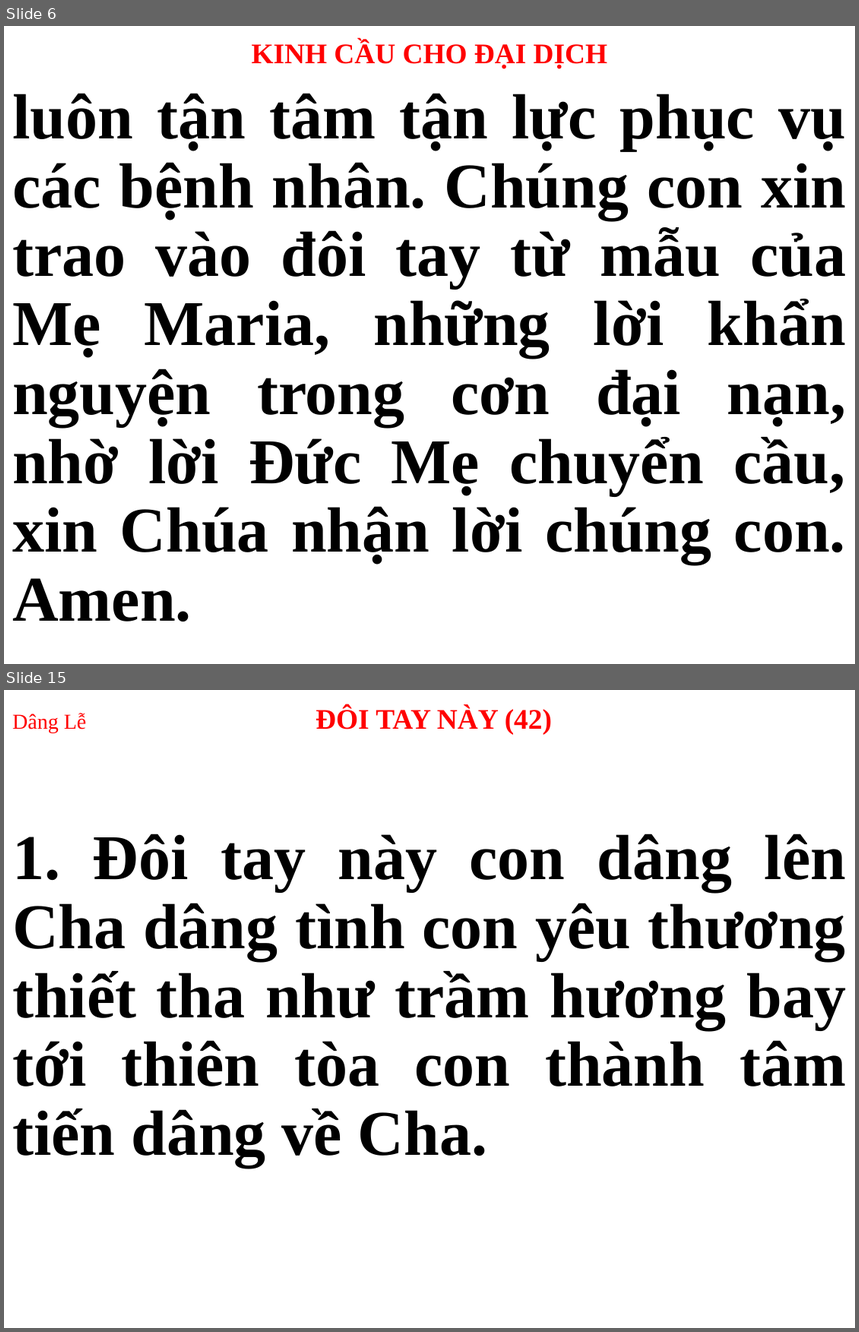
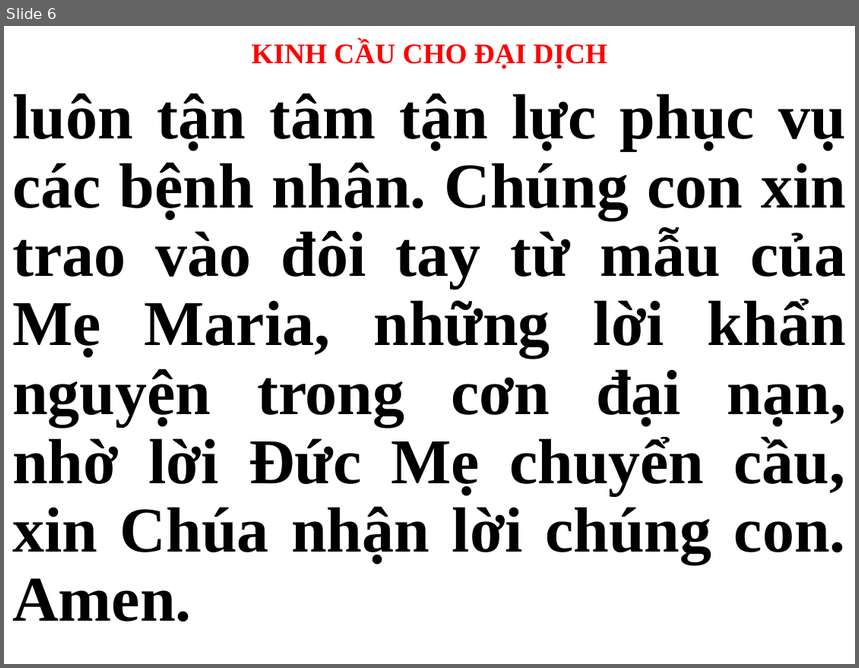
Before and after one commit to webfullstack99/usb-songs, a slide deck: Thứ 3.pptx. Shown one above the other, each under a label of ours: slides 6 and 15 before the commit, slide 6 after it; the slides between them are not shown. The pictures are 859x1332 and 859x668 pixels, drawn with LibreOffice and Linux fonts; fonts in the diff are those of the drawing. Boxes give left, top, right and bottom in pixels: in the first picture for what was removed or moved away, otherwise in the second. Text is boxed around its words. In the diff, an @@ line names an element or a change of style, - is before the commit and + after.

```diff
--- a/Thứ 3.pptx
+++ b/Thứ 3.pptx
@@ slide 15 removed at (4, 690, 855, 1328), background #FFFFFF @@
@@ title removed at (12, 707, 552, 734) @@
-Dâng Lễ ĐÔI TAY NÀY (42)
@@ subtitle removed at (12, 834, 846, 1167) @@
-1. Đôi tay này con dâng lên Cha dâng tình con yêu thương thiết tha như trầm hương bay tới thiên tòa con thành tâm tiến dâng về Cha.
```
Also in this commit, not shown: 2 slides changed, 31 slides added, 15 other slides removed.
